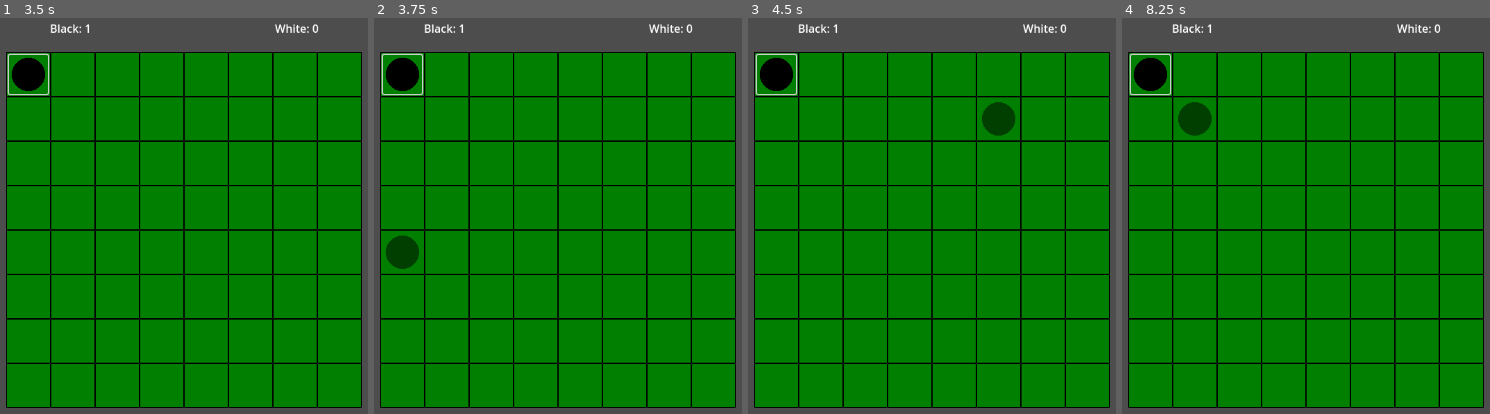
Above: before the commit, frames 1-4 (left to right).
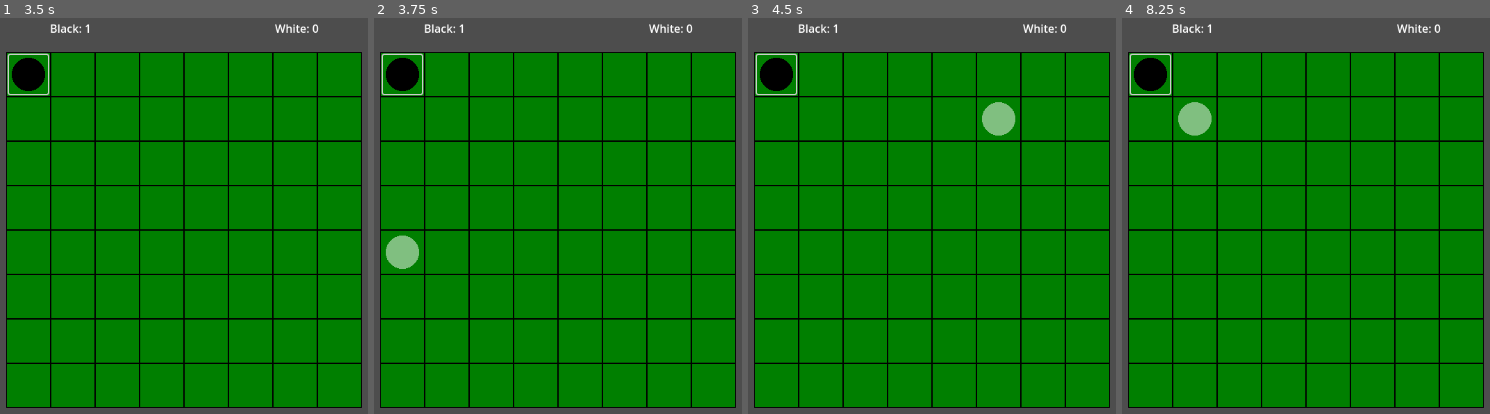
Above: after the commit, the same moments.

Repository: phrasmotica/othello
Game: Godot game, scene res://scenes/game.tscn
The game is run twice, just before and just after one commit, with the same random seed, the same clock (stepped at 60 frames per second) and the same inputs.
Inputs (mouse positions are in pixels of both pictures, inside the frame that each line leads up to):
- Up to frame 1 (3.5 s): click (29, 73) at 0.52 s; click (29, 73) at 1.27 s; click (29, 73) at 2.02 s; tap Enter at 2.75 s; move the mouse to (360, 208) at 2.77 s
- Up to frame 2 (3.75 s): tap Space at 3.5 s; move the mouse to (399, 251) at 3.52 s
- Up to frame 3 (4.5 s): tap Enter at 4.25 s; move the mouse to (1012, 132) at 4.27 s
- Up to frame 4 (8.25 s): tap Space at 5, 6.5 s; move the mouse to (1265, 318) at 5.02 s; tap Enter at 5.75 s; move the mouse to (outside the picture) at 5.77 s; move the mouse to (outside the picture) at 6.52 s; move the mouse to (1346, 231) at 7.27 s; move the mouse to (1184, 117) at 8.02 s

Frame 1 is identical in both runs. In frame 2, 0.6% of the frame differs, in the area x 3-13%, y 54-64%; in frame 3, 0.6%, in the area x 63-73%, y 21-30%; in frame 4, 0.6%.

Commit message:
Allow choosing the game's starting colour. Alternate turns between the two colours

Diff:
--- a/scenes/counter.tscn
+++ b/scenes/counter.tscn
@@ -4,6 +4,7 @@
 [ext_resource type="Script" path="res://scripts/counter.gd" id="1_x17p2"]
 
 [sub_resource type="ShaderMaterial" id="ShaderMaterial_buy3s"]
+resource_local_to_scene = true
 shader = ExtResource("1_fsfmw")
 shader_parameter/colour = Color(0, 0, 0, 1)
 shader_parameter/circle_centre = Vector2(6, 6)
--- a/scripts/board.gd
+++ b/scripts/board.gd
@@ -17,19 +17,41 @@
 
 			_refresh()
 
+@export
+var starting_colour := BoardCell.CounterType.BLACK:
+	set(value):
+		if starting_colour != value:
+			starting_colour = value
+
+			_refresh()
+
 @onready
 var board_creator: BoardCreator = %BoardCreator
 
 @onready
 var board_state: BoardState = %BoardState
 
+var _next_turn_colour := starting_colour
+
 signal score_changed(black_score: int, white_score: int)
 
 func _ready() -> void:
 	if not Engine.is_editor_hint():
-		board_state.score_changed.connect(score_changed.emit)
+		board_state.score_changed.connect(_handle_score_changed)
 
 	_refresh()
 
 func _refresh() -> void:
-	board_creator.render_board(size, self)
+	if board_creator:
+		board_creator.render_board(size, self)
+		board_creator.set_next_colour(starting_colour)
+
+func _handle_score_changed(black_score: int, white_score: int) -> void:
+	if (black_score + white_score) % 2 == 0:
+		_next_turn_colour = starting_colour
+	else:
+		_next_turn_colour = ((starting_colour + 1) % 2) as BoardCell.CounterType
+
+	board_creator.set_next_colour(_next_turn_colour)
+
+	score_changed.emit(black_score, white_score)
--- a/scripts/board_cell.gd
+++ b/scripts/board_cell.gd
@@ -1,14 +1,23 @@
 @tool
 class_name BoardCell extends Node2D
 
-enum CounterType { NONE, BLACK, WHITE }
+enum CounterPresence { BLACK, WHITE, NONE }
+enum CounterType { BLACK, WHITE }
 
 @export
-var counter_type: CounterType:
+var counter_presence := CounterPresence.NONE:
 	set(value):
-		if counter_type != value:
-			counter_type = value
-			counter_changed.emit(counter_type)
+		if counter_presence != value:
+			counter_presence = value
+			counter_changed.emit(counter_presence)
+
+			_refresh()
+
+@export
+var next_colour := CounterType.BLACK:
+	set(value):
+		if next_colour != value:
+			next_colour = value
 
 			_refresh()
 
@@ -16,12 +25,12 @@
 var counter: Counter = %Counter
 
 @onready
-var counter_preview: Node2D = %CounterPreview
+var counter_preview: Counter = %CounterPreview
 
 @onready
 var mouse_area_button: Button = %MouseAreaButton
 
-signal counter_changed(type: CounterType)
+signal counter_changed(presence: CounterPresence)
 
 func _ready() -> void:
 	if not Engine.is_editor_hint():
@@ -32,11 +41,15 @@
 	_handle_mouse_exited()
 
 func _refresh() -> void:
-	counter.visible = counter_type != CounterType.NONE
-	counter.is_white = counter_type == CounterType.WHITE
+	if counter:
+		counter.visible = counter_presence != CounterPresence.NONE
+		counter.is_white = counter_presence == CounterPresence.WHITE
+
+	if counter_preview:
+		counter_preview.is_white = next_colour == CounterType.WHITE
 
 func _handle_mouse_entered() -> void:
-	if counter_type != CounterType.NONE:
+	if counter_presence != CounterPresence.NONE:
 		return
 
 	counter_preview.show()
@@ -45,9 +58,9 @@
 	counter_preview.hide()
 
 func _handle_pressed() -> void:
-	if counter_type != CounterType.NONE:
+	if counter_presence != CounterPresence.NONE:
 		return
 
-	counter_type = CounterType.BLACK
+	counter_presence = next_colour as CounterPresence
 
 	counter_preview.hide()
--- a/scripts/board_creator.gd
+++ b/scripts/board_creator.gd
@@ -10,7 +10,13 @@
 # TODO: get this from the board cell scene
 const CELL_SPRITE_SIZE: int = 64
 
-signal cell_counter_changed(index: int, type: BoardCell.CounterType)
+signal cell_counter_changed(index: int, type: BoardCell.CounterPresence)
+
+func set_next_colour(type: BoardCell.CounterType) -> void:
+	var child_cells := cells_parent.get_children()
+
+	for c in child_cells:
+		(c as BoardCell).next_colour = type
 
 func render_board(size: Vector2i, scene_root: Node) -> void:
 	if not cells_parent:
@@ -41,7 +47,7 @@
 
 		if current_cell.counter_changed.get_connections().size() <= 0:
 			current_cell.counter_changed.connect(
-				func(type: BoardCell.CounterType) -> void:
+				func(type: BoardCell.CounterPresence) -> void:
 					cell_counter_changed.emit(idx, type)
 			)
 
--- a/scripts/board_state.gd
+++ b/scripts/board_state.gd
@@ -16,14 +16,14 @@
 	var white_score := 0
 
 	for v in _counters.values():
-		if v == BoardCell.CounterType.WHITE:
+		if v == BoardCell.CounterPresence.WHITE:
 			white_score += 1
-		elif v == BoardCell.CounterType.BLACK:
+		elif v == BoardCell.CounterPresence.BLACK:
 			black_score += 1
 
 	score_changed.emit(black_score, white_score)
 
-func _handle_cell_counter_changed(index: int, type: BoardCell.CounterType) -> void:
+func _handle_cell_counter_changed(index: int, type: BoardCell.CounterPresence) -> void:
 	_counters[index] = type
 
 	_update_score()
